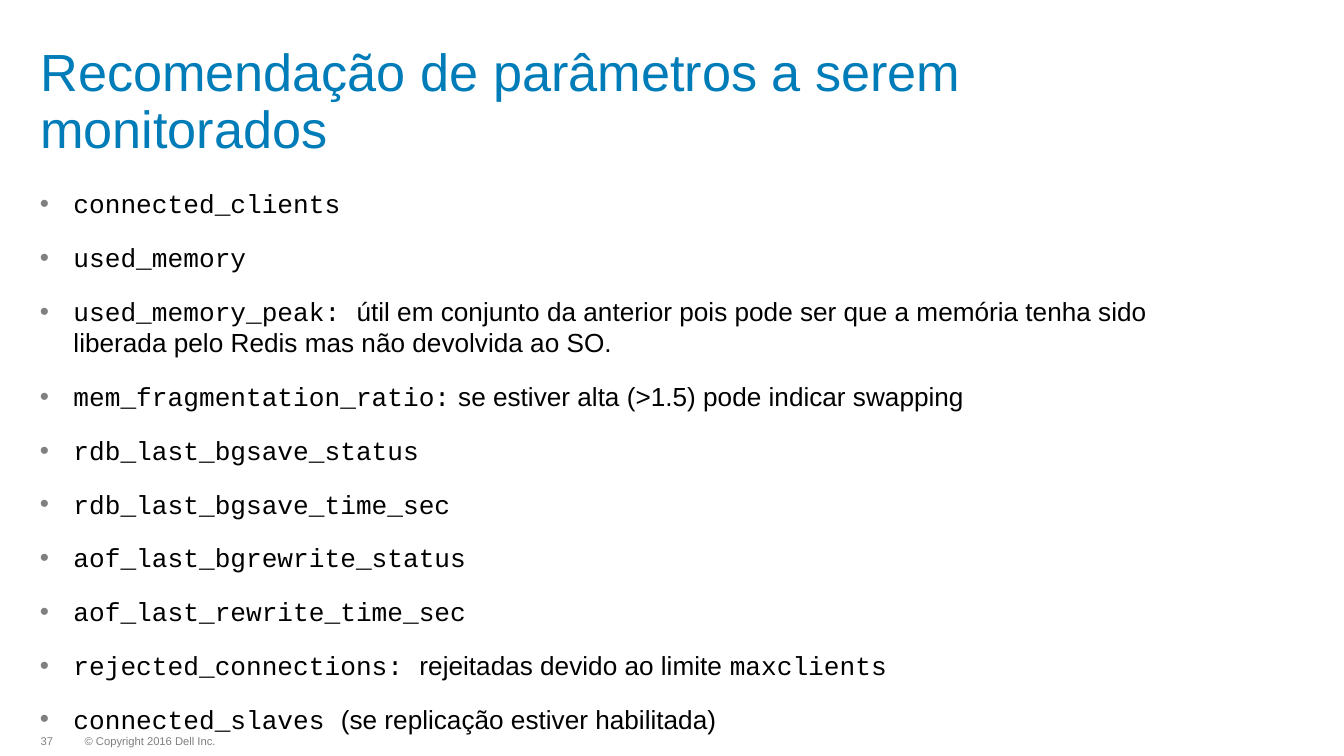
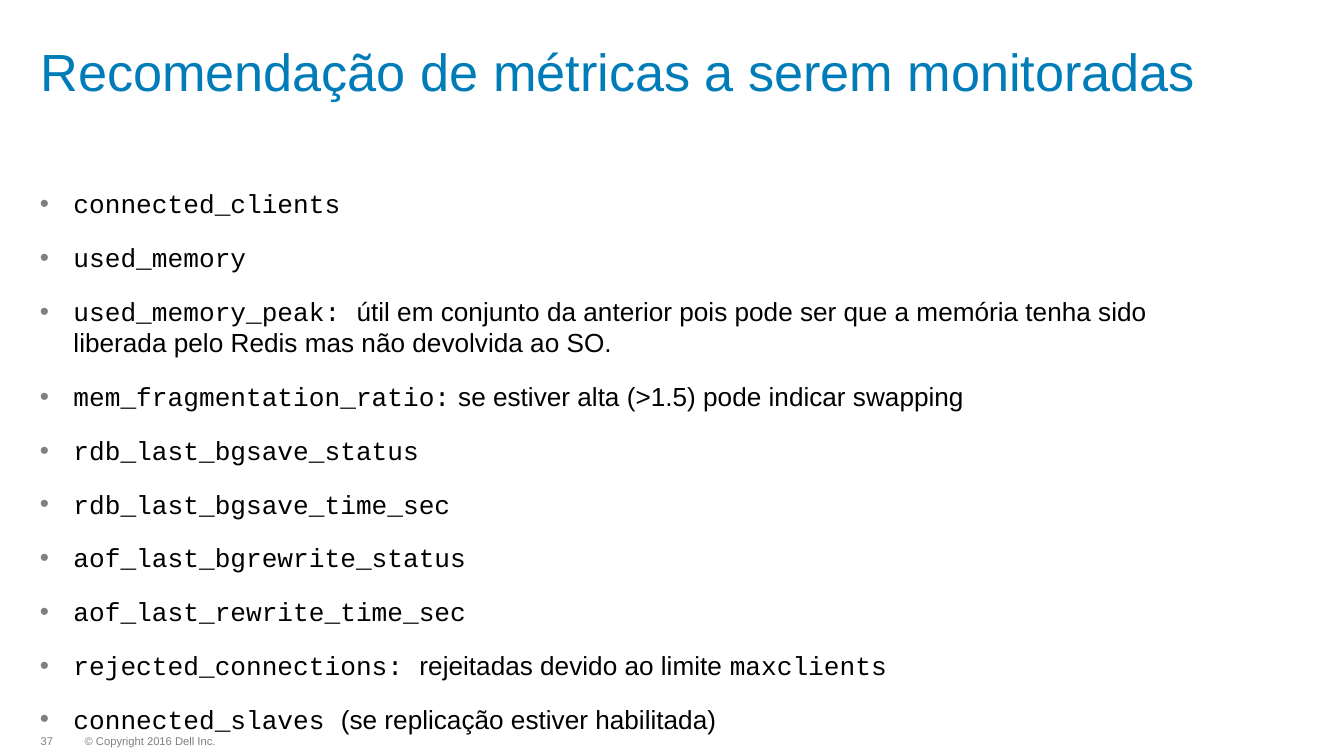
Before and after one commit to dougspadottoemc/Redis-HandsOn, a slide deck: slide 37 of slides/02_Administracao do Redis.pptx. Drawn at 1344x756 pixels with LibreOffice and Linux fonts; fonts in the diff are those of the drawing; background and template pictures are left out. Boxes give left, top, right and bottom in pixels: in the first picture for what was removed or moved away, otherwise in the second. Text is boxed around its words. In the diff, an @@ line names an element or a change of style, - is before the commit and + after.

```diff
--- a/slides/02_Administracao do Redis.pptx
+++ b/slides/02_Administracao do Redis.pptx
@@ title at [40, 52, 1195, 101]: text changed @@
-Recomendação de parâmetros a serem monitorados
+Recomendação de métricas a serem monitoradas
```
Also in this commit, not shown: 2 other slides changed.
